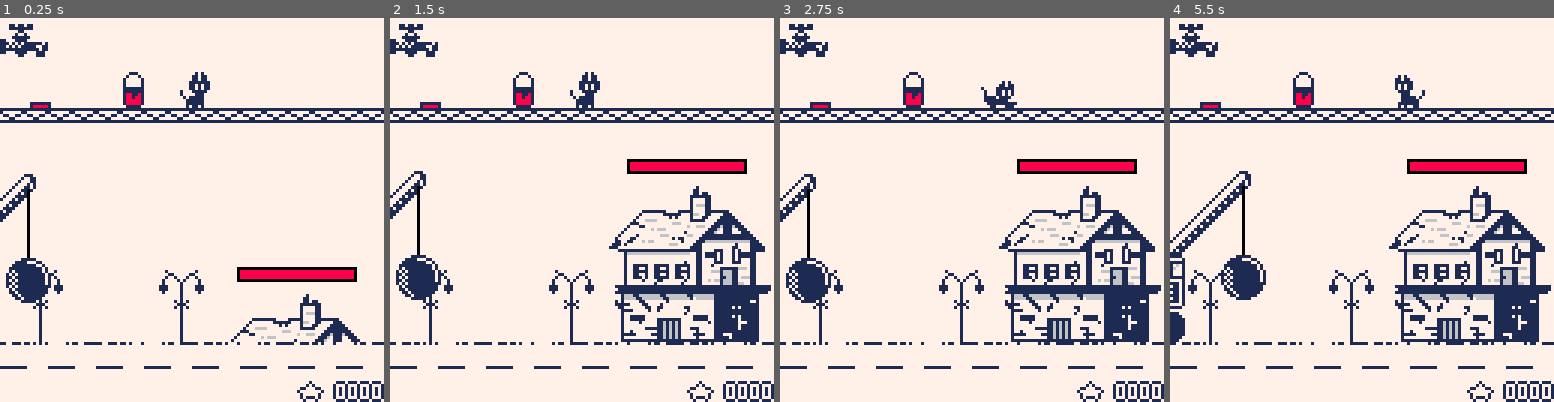
Above: before the commit, frames 1-4 (left to right).
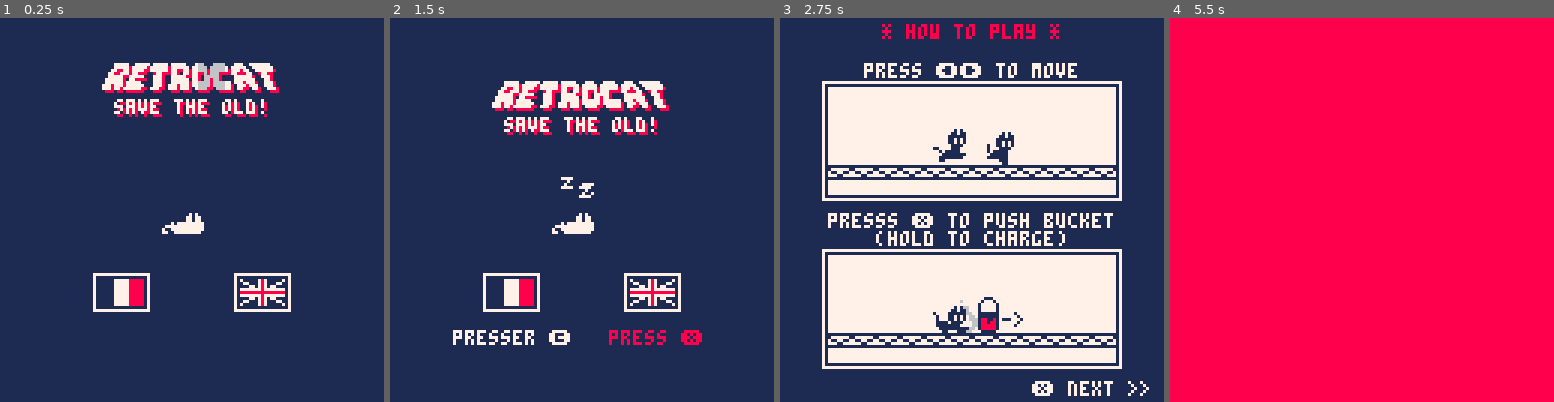
Above: after the commit, the same moments.

Repository: Arche-san/retrocat
Game: PICO-8 cartridge retrocat.p8
The game is run twice, just before and just after one commit, with the same random seed, the same clock (stepped at 60 frames per second) and the same inputs.
Inputs:
- Up to frame 1 (0.25 s): no input
- Up to frame 2 (1.5 s): tap X (X key) at 0.33, 1.07 s; tap O (Z key) at 0.7 s
- Up to frame 3 (2.75 s): hold Right 1.6-2.1 s; tap O (Z key) at 1.7, 2.1, 2.5 s; tap X (X key) at 1.85 s; hold Right from 2.47 s (still down)
- Up to frame 4 (5.5 s): tap O (Z key) every 0.4 s from 2.9 to 5.3 s; tap X (X key) at 2.97, 4.08, 5.2 s; release Right at 3.03 s; hold Left 3.08-3.58 s; hold Right 4.02-4.68 s; hold Left from 5.08 s (still down)

The runs differ from the first frame. In frame 1, 90% of the frame differs, in the area x 0-100%, y 0-100%; in frame 2, 85%; in frame 3, 58%; in frame 4, 99%.

Commit message:
show title screen

Diff:
--- a/retrocat.p8
+++ b/retrocat.p8
@@ -60,7 +60,7 @@
 
 debug_collisions = false
 
-title_active = false
+title_active = true
 tuto_active = false
 
 -- global vars
